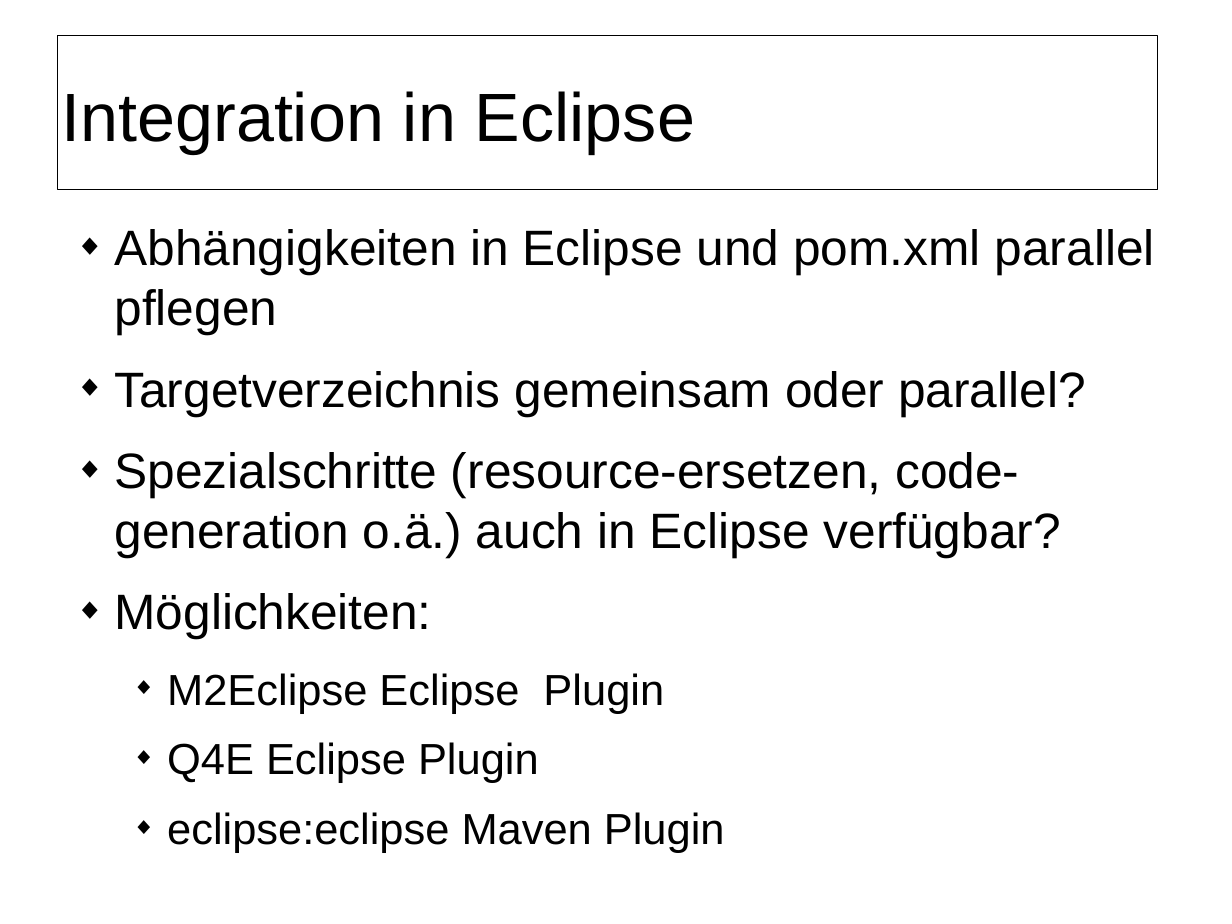
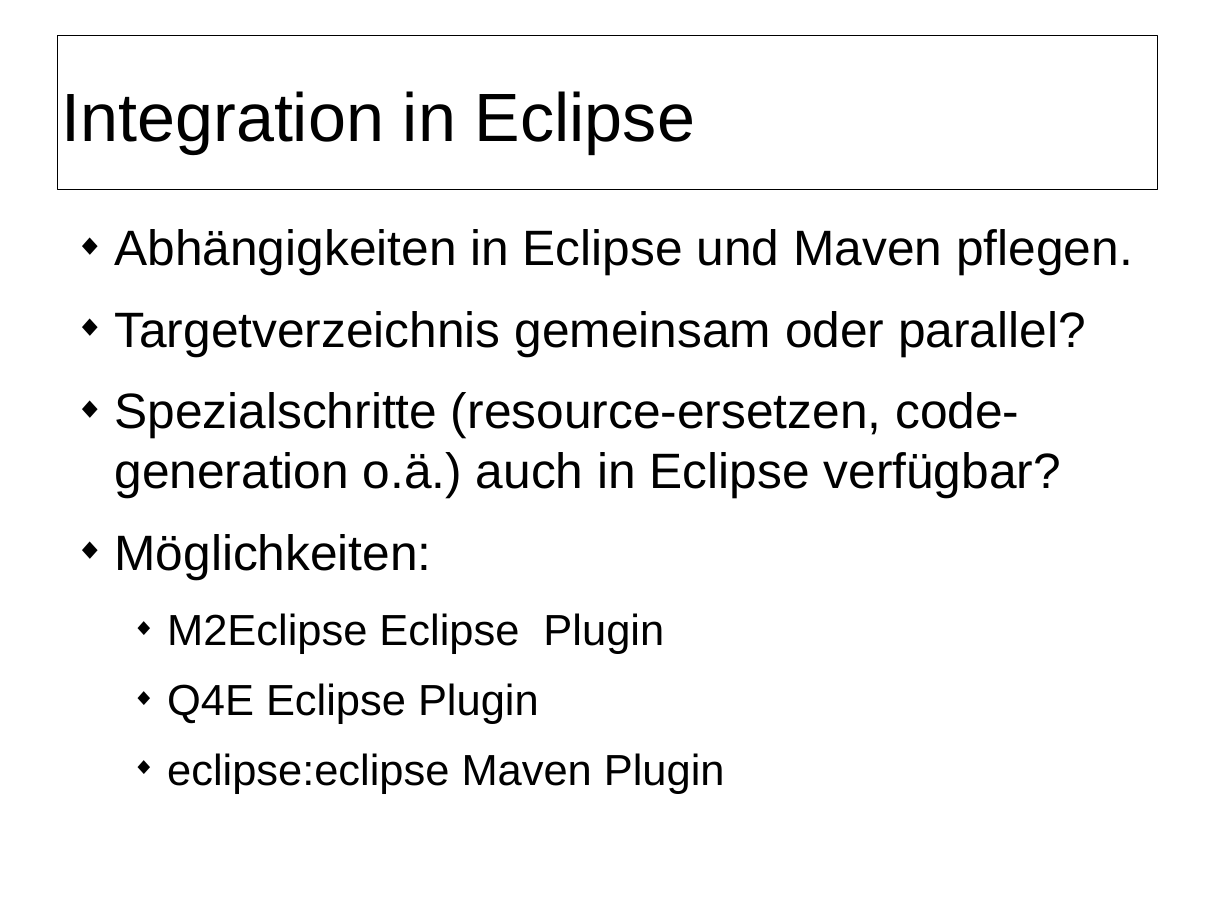
Before and after one commit to herrwieger/experttrainingbuildsystems, a slide deck: slide 17 of praesentationen/maven2.odp (slide 18 before the commit). Drawn at 1232x924 pixels with LibreOffice and Linux fonts; fonts in the diff are those of the drawing; background and template pictures are left out. Boxes give left, top, right and bottom in pixels: in the first picture for what was removed or moved away, otherwise in the second. Text is boxed around its words. In the diff, an @@ line names an element or a change of style, - is before the commit and + after.

```diff
--- a/praesentationen/maven2.odp
+++ b/praesentationen/maven2.odp
@@ text at [114,229,1133,275]: text changed @@
-◆ Abhängigkeiten in Eclipse und pom.xml parallel pflegen
+◆ Abhängigkeiten in Eclipse und Maven pflegen.
```
Also in this commit, not shown: 10 other slides changed, 1 slide added, 1 slide removed.
